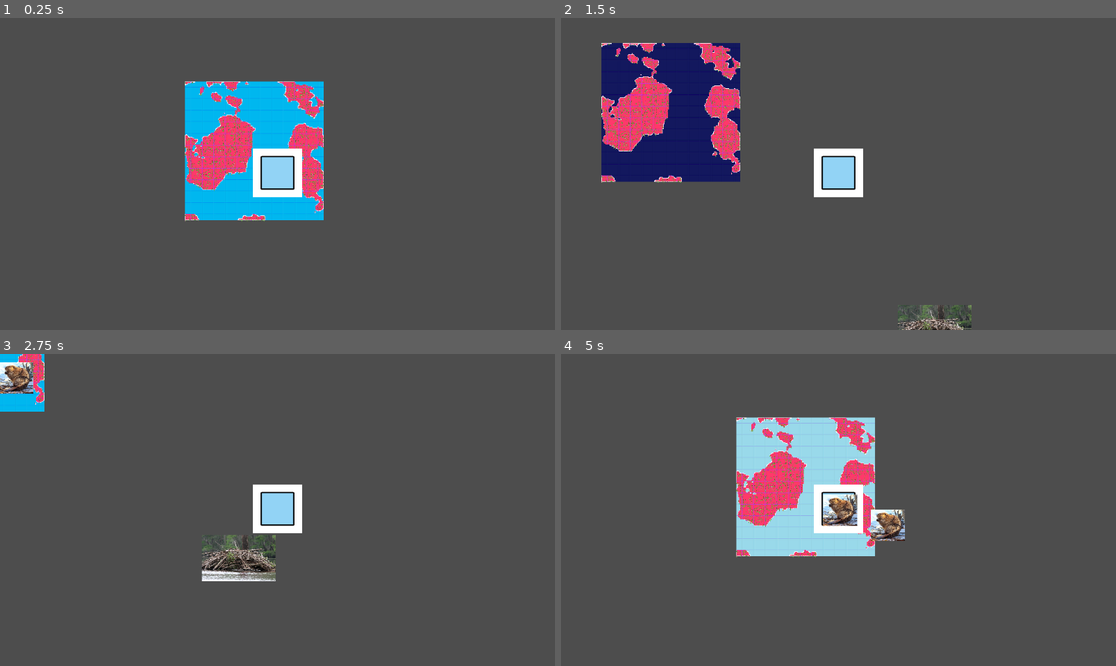
Above: before the commit, frames 1-4 (two rows, left to right).
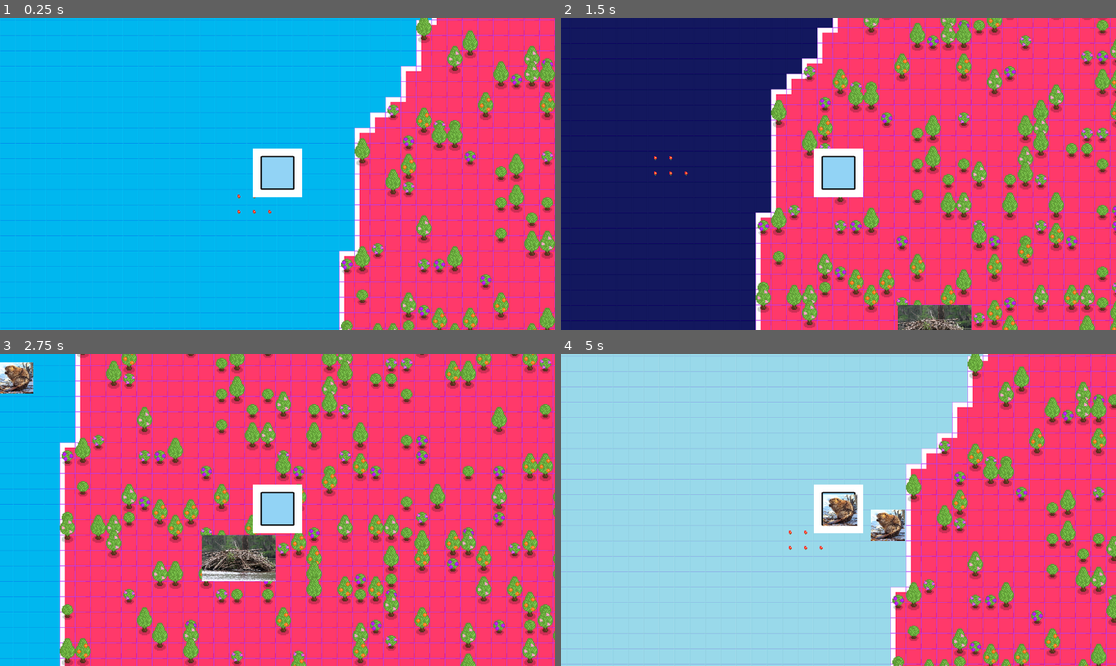
Above: after the commit, the same moments.

Repository: BigWing06/CS3-CapstoneProject
Game: Godot game, scene res://Viewport/Main.tscn
Two runs of this game, one before a commit and one after it. Both use one fixed random seed, a clock stepped at 60 frames per second and the inputs below.
Inputs:
- Up to frame 1 (0.25 s): no input
- Up to frame 2 (1.5 s): hold D (move_right) 0.53-1.28 s; hold S (move_down) from 1.28 s (still down)
- Up to frame 3 (2.75 s): release S (move_down) at 2.03 s; hold D (move_right) from 2.03 s (still down)
- Up to frame 4 (5 s): release D (move_right) at 2.78 s; hold W (move_up) 2.78-3.53 s; hold A (move_left) from 3.53 s (still down)

The runs differ from the first frame. In frame 1, 93% of the frame differs, in the area x 0-100%, y 0-100%; in frame 2, 90%; in frame 3, 96%; in frame 4, 92%.

Commit message:
Finished Chunk Generation around player

Diff:
--- a/Player/Player.gd
+++ b/Player/Player.gd
@@ -22,10 +22,11 @@
 	position += velocity*delta
 
 func getCurrentChunk() -> Vector2i: #Returns the current chunk that the player is in
-	return global.world.get_node("TileMaps").getMainTilemap().local_to_map(position)
+	return global.world.get_node("TileMaps").getChunk(position)
 
 func _physics_process(delta: float) -> void:
 	processMovement(delta)
 
 func _process(delta):
 	chunk = getCurrentChunk()
+	global.world.get_node("TileMaps").playerRenderNeighborChunks(getCurrentChunk())
--- a/TileMap/tile_maps.gd
+++ b/TileMap/tile_maps.gd
@@ -16,20 +16,27 @@
 	_treeRand.seed = global.WORLD_SEED
 	_flowerRand.seed = global.WORLD_SEED
 	for chunk in _initalChunks:
-		print(chunk)
 		_generate_chunk(chunk)
 
 func getMainTilemap() -> TileMapLayer: #This function returns the terrain tilemap node for reference outside of this scene
 	return get_node("Terrain")
 
+func getChunk(position: Vector2) -> Vector2i: #Returns the chunk that the inputted cordinates are contained in
+	var tileMapPos = $Terrain.local_to_map(to_local(position))
+	return Vector2i(floor(tileMapPos.x/chunkSize.x), floor(tileMapPos.y/chunkSize.y))
+
 func playerRenderNeighborChunks(playerChunk: Vector2i): #This function should be called by player scene instances so that more of the world is rendered when they leave the rendered area
-	pass
+	for x in range(playerChunk.x-chunkPlayerBuffer, playerChunk.x+chunkPlayerBuffer):
+		for y in range(playerChunk.y-chunkPlayerBuffer, playerChunk.y+chunkPlayerBuffer):
+			var chunk = Vector2i(x, y)
+			if chunk not in _renderedChunks:
+				_generate_chunk(chunk)
 
 # Called every frame. 'delta' is the elapsed time since the previous frame.
 func _process(delta: float) -> void:
 	pass
 
-func _generate_chunk(chunkPosition: Vector2):
+func _generate_chunk(chunkPosition: Vector2i):
 	_renderedChunks.append(chunkPosition)
 	var position = Vector2i(chunkPosition.x * chunkSize.x, chunkPosition.y * chunkSize.y)
 	_generate_terrain_chunk(position, chunkSize)
@@ -37,7 +44,6 @@
 	_generate_decorations_chunk(position, chunkSize)
 
 func _generate_terrain_chunk(position: Vector2i, chunkSize: Vector2i): # generates the terrain based on position
-	print(position)
 	var _tile_pos = $Terrain.local_to_map(position)
 	var _snowToSet = [] # tiles to set to snow
 	var _waterToSet = [] # tiles to set to water
--- a/TileMap/tile_maps.tscn
+++ b/TileMap/tile_maps.tscn
@@ -559,8 +559,8 @@
 
 [node name="TileMaps" type="Node2D"]
 script = ExtResource("1_bl065")
-chunkSize = Vector2i(50, 50)
-chunkPlayerBuffer = 3
+chunkSize = Vector2i(25, 25)
+chunkPlayerBuffer = 8
 
 [node name="Terrain" type="TileMapLayer" parent="."]
 tile_set = SubResource("TileSet_nj143")
--- a/World/world.tscn
+++ b/World/world.tscn
@@ -9,7 +9,8 @@
 [node name="World" type="Node2D"]
 
 [node name="TileMaps" parent="." instance=ExtResource("1_xcin8")]
-scale = Vector2(-0.06, -0.06)
+chunkSize = Vector2i(5, 5)
+chunkPlayerBuffer = 20
 
 [node name="Player" parent="." instance=ExtResource("2_wbp8x")]
 
